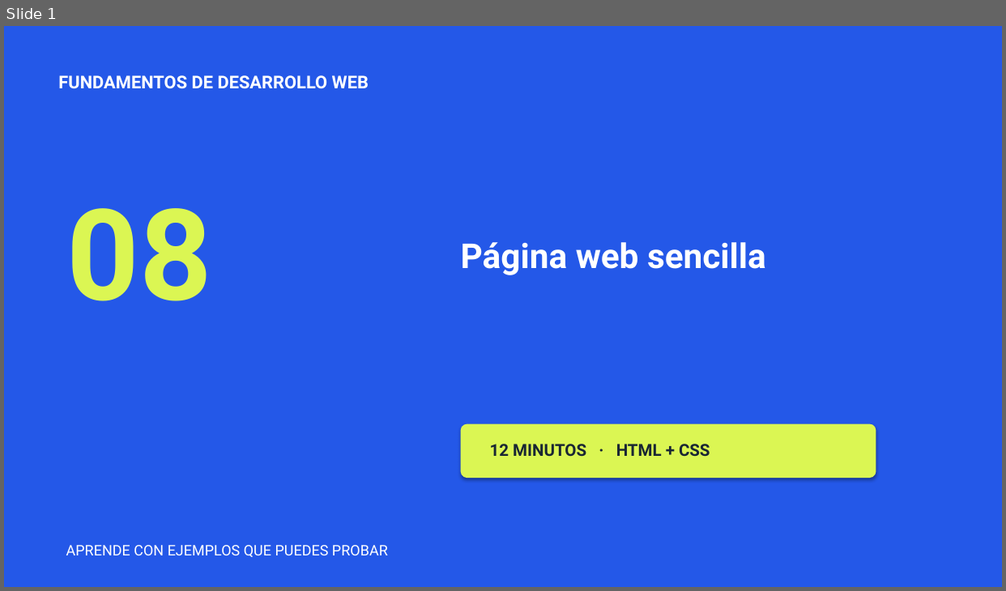
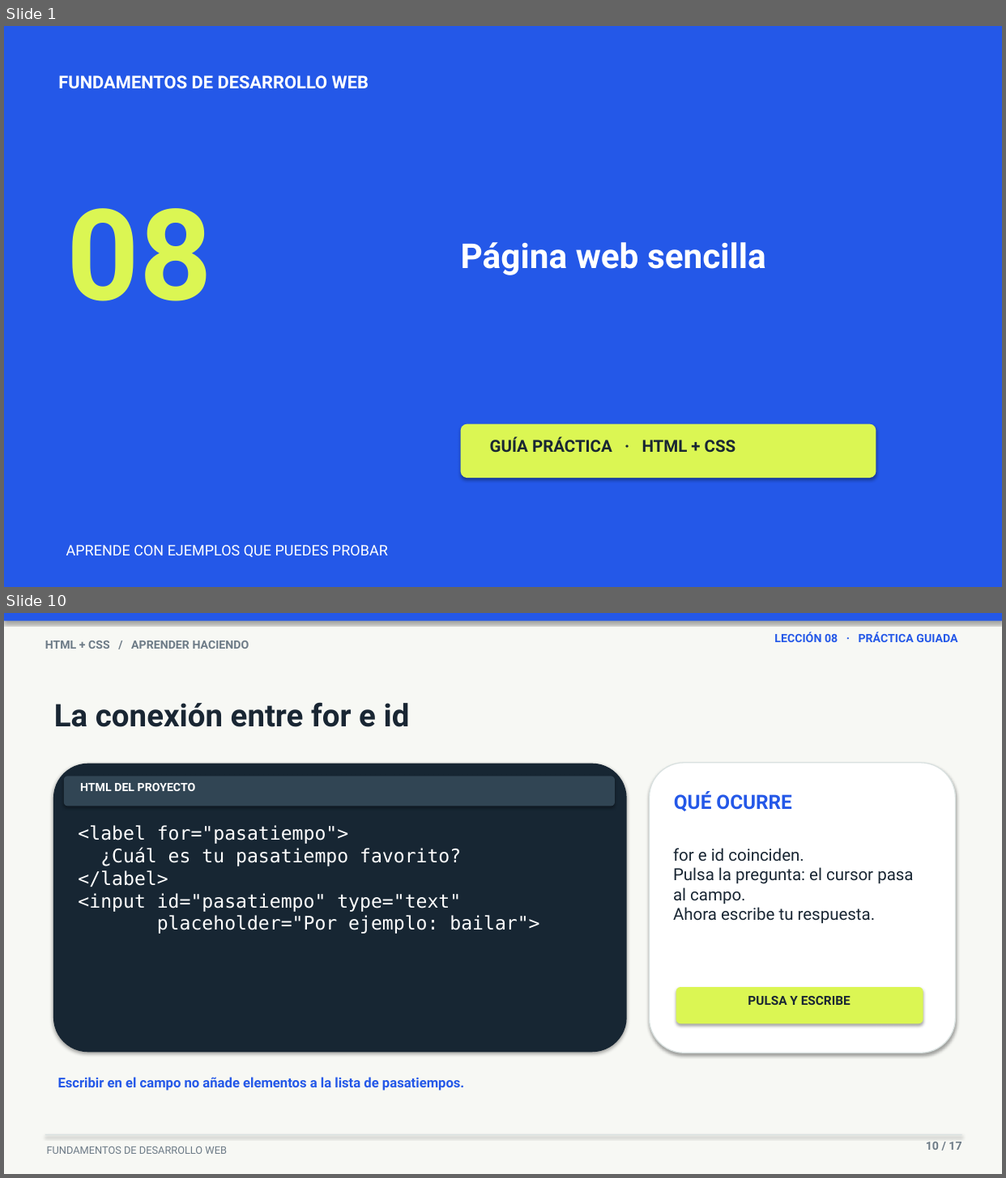
Before and after one commit to upc-pre-202620-1asi0730-8093-greentech/webdev-course-greentech, a slide deck: scripts/lesson-8-simple-web-page/lesson-8-simple-web-page-presentation.pptx. Shown one above the other, each under a label of ours: slide 1 before the commit, slides 1 and 10 after it; the slides between them are not shown. The pictures are 1006x591 and 1006x1178 pixels, drawn with LibreOffice and Linux fonts; fonts in the diff are those of the drawing. Boxes give left, top, right and bottom in pixels: in the first picture for what was removed or moved away, otherwise in the second. Text is boxed around its words. In the diff, an @@ line names an element or a change of style, - is before the commit and + after.

```diff
--- a/scripts/lesson-8-simple-web-page/lesson-8-simple-web-page-presentation.pptx
+++ b/scripts/lesson-8-simple-web-page/lesson-8-simple-web-page-presentation.pptx
@@ slide 10 added at (4,613,1002,1174), background #F7F8F4 @@
@@ rectangle added at (4,613,1002,620), fill #2458E8 @@
@@ text added at (774,632,957,642), 11 pt, text #2458E8, bold @@
+LECCIÓN 08 · PRÁCTICA GUIADA
@@ text added at (45,641,249,649), 11 pt, text #6D7B87, bold @@
+HTML + CSS / APRENDER HACIENDO
@@ text added at (54,702,410,727), 30 pt, text #192633, bold @@
+La conexión entre for e id
@@ rounded rectangle added at (53,764,627,1053), fill #172633 @@
@@ rounded rectangle added at (64,776,615,806), fill #314554 @@
@@ rounded rectangle added at (650,763,956,1053), fill #FFFFFF, outline #D9E1E0 1 pt @@
@@ text added at (80,783,196,791), 11 pt, text #FFFFFF, bold @@
+HTML DEL PROYECTO
@@ text added at (674,791,791,811), 19 pt, text #2458E8, bold @@
+QUÉ OCURRE
@@ text added at (78,825,539,934), 18 pt, text #FFFFFF @@
+<label for="pasatiempo">
+¿Cuál es tu pasatiempo favorito?
+</label>
+<input id="pasatiempo" type="text"
+placeholder="Por ejemplo: bailar">
@@ text added at (673,848,913,923), 16 pt, text #192633 @@
+for e id coinciden.
+Pulsa la pregunta: el cursor pasa al campo.
+Ahora escribe tu respuesta.
@@ rounded rectangle added at (676,987,923,1024), fill #DBF653 @@
@@ text added at (748,996,850,1005), 12 pt, text #192633, bold @@
+PULSA Y ESCRIBE
@@ text added at (58,1077,464,1091), 13 pt, text #2458E8, bold @@
+Escribir en el campo no añade elementos a la lista de pasatiempos.
@@ rectangle added at (45,1135,962,1135), fill #D9E1E0 @@
@@ text added at (47,1147,227,1154), 10 pt, text #6D7B87 @@
+FUNDAMENTOS DE DESARROLLO WEB
@@ text added at (926,1142,961,1150), 11 pt, text #6D7B87, bold @@
+10 / 17
@@ slide 1 changed as well @@
@@ text at (490,437,736,452): text changed @@
-12 MINUTOS · HTML + CSS
+GUÍA PRÁCTICA · HTML + CSS
```
Also in this commit, not shown: 8 other slides changed, 7 other slides added, 8 slides removed.
